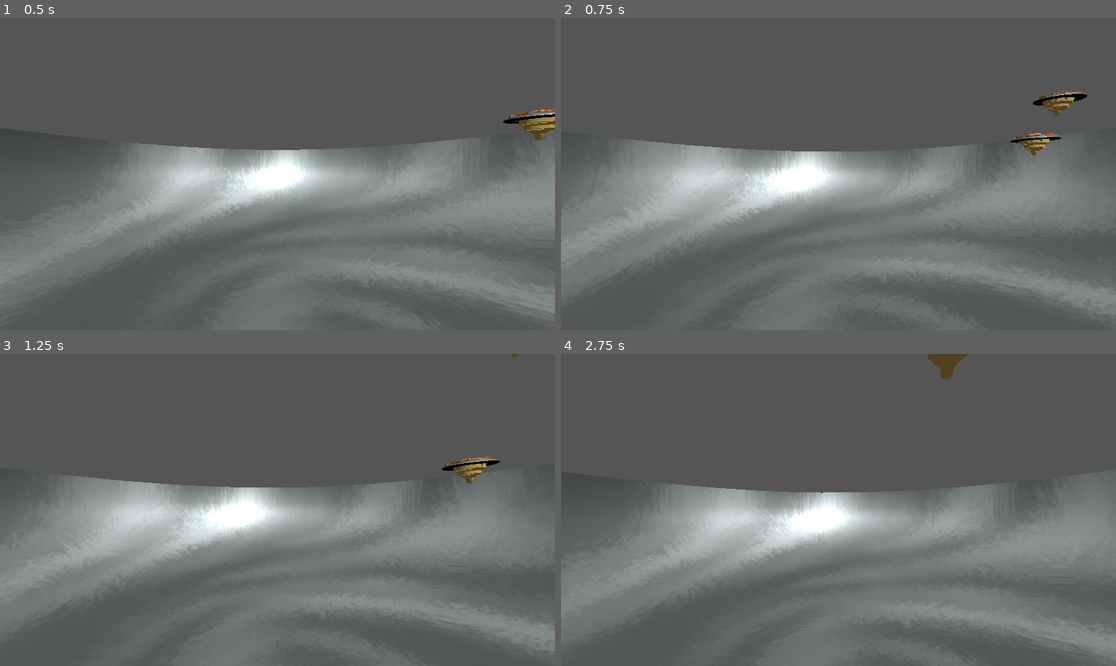
Above: before the commit, frames 1-4 (two rows, left to right).
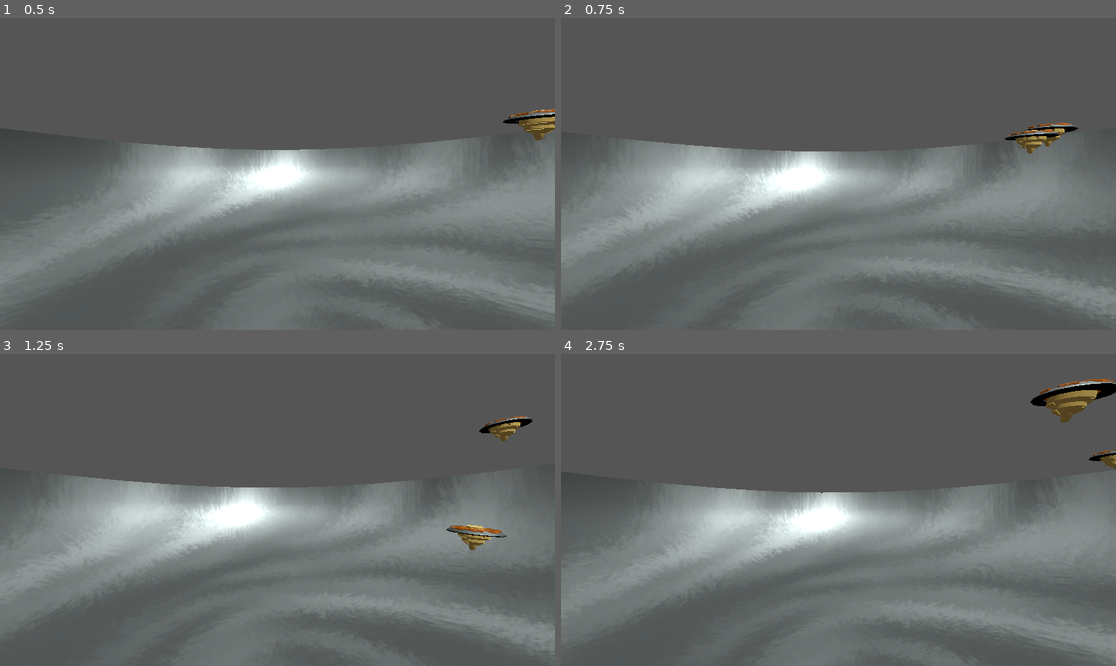
Above: after the commit, the same moments.

Repository: StudentLoanCyclone/StudentLoanCyclone
Game: Godot game, scene res://main.tscn
The game is run twice, just before and just after one commit, with the same random seed, the same clock (stepped at 60 frames per second) and the same inputs.
Inputs (mouse positions are in pixels of both pictures, inside the frame that each line leads up to):
- Up to frame 1 (0.5 s): no input
- Up to frame 2 (0.75 s): tap Enter at 0.5 s; move the mouse to (866, 174) at 0.52 s; press the mouse at (866, 174) at 0.53 s
- Up to frame 3 (1.25 s): no input
- Up to frame 4 (2.75 s): move the mouse to (810, 510) at 1.27 s; release the mouse at (810, 510) at 1.28 s; click (810, 510) at 1.35 s; move the mouse to (849, 503) at 2.02 s; hold Right mouse button (defend) from 2.03 s (still down); click (849, 503) at 2.3 s

Frame 1 is identical in both runs. In frame 2, 1.0% of the frame differs, in the area x 79-95%, y 23-45%; in frame 3, 1.2%; in frame 4, 1.6%, in the area x 66-100%, y 0-38%.

Commit message:
charging at each other works better now

Diff:
--- a/student-loan-cyclone/cyclone.gd
+++ b/student-loan-cyclone/cyclone.gd
@@ -46,12 +46,9 @@
 
 
 func attack():
-	print(typeof(target))
 	var chasedir = (target.global_position - global_position).normalized()
-	var target_transform = transform.looking_at(global_position + chasedir, transform.basis.y)
 
-	transform = transform.interpolate_with(target_transform, 1.0)
-	linear_velocity = -transform.basis.z * (20)
+	linear_velocity = chasedir * 10
 
 func defend():
 	pass
